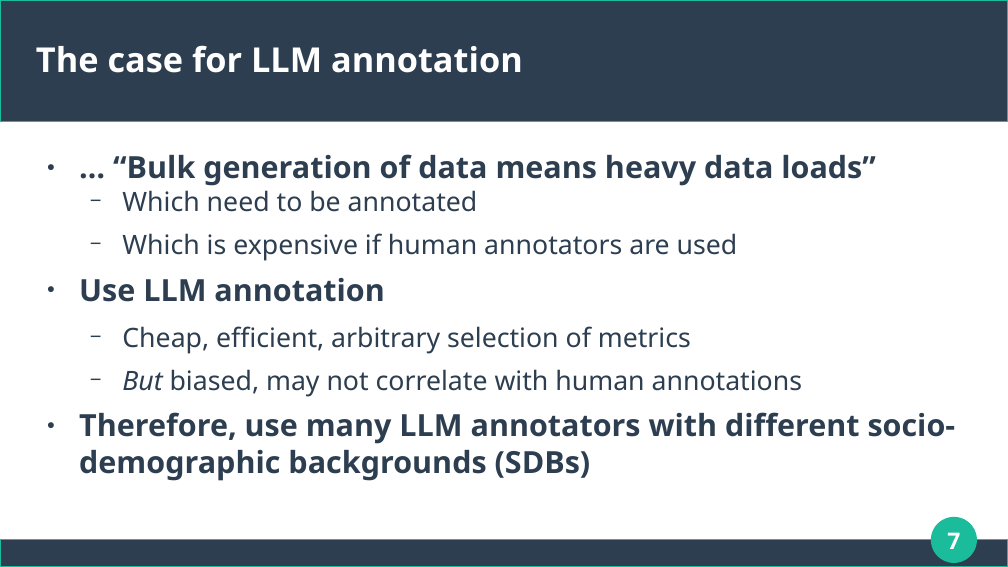
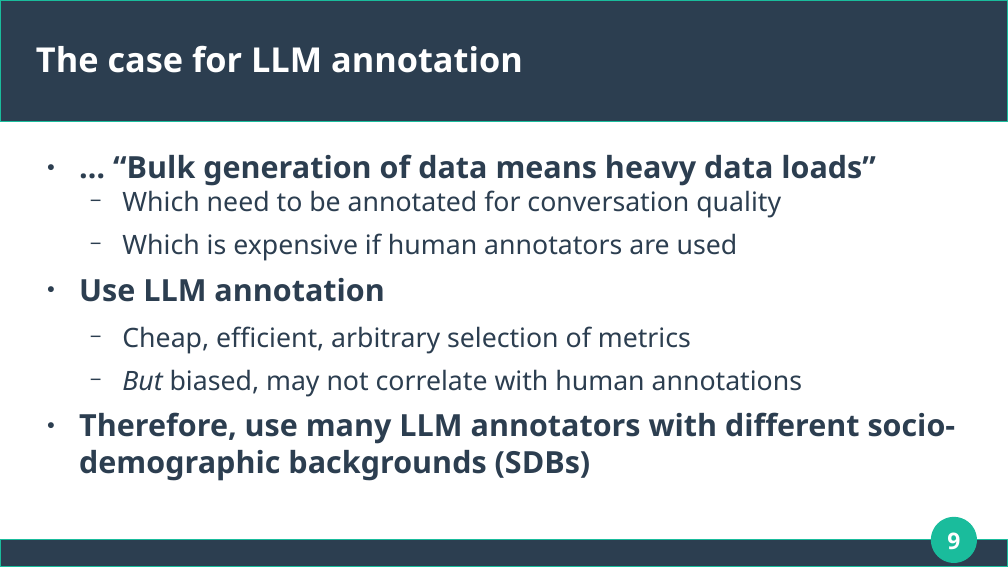
Before and after one commit to dimits-ts/llm_moderation_research, a slide deck: slide 9 of presentations/thesis.odp (slide 7 before the commit). Drawn at 1008x567 pixels with LibreOffice and Linux fonts; fonts in the diff are those of the drawing. Boxes give left, top, right and bottom in pixels: in the first picture for what was removed or moved away, otherwise in the second. Text is boxed around its words. In the diff, an @@ line names an element or a change of style, - is before the commit and + after.

```diff
--- a/presentations/thesis.odp
+++ b/presentations/thesis.odp
@@ text at [122, 190, 781, 218]: text changed @@
-  − Which need to be annotated
+  − Which need to be annotated for conversation quality
@@ page number at [947, 532, 960, 550]: text changed @@
-7
+9
```
Also in this commit, not shown: 13 other slides changed, 8 slides added, 1 other file.
